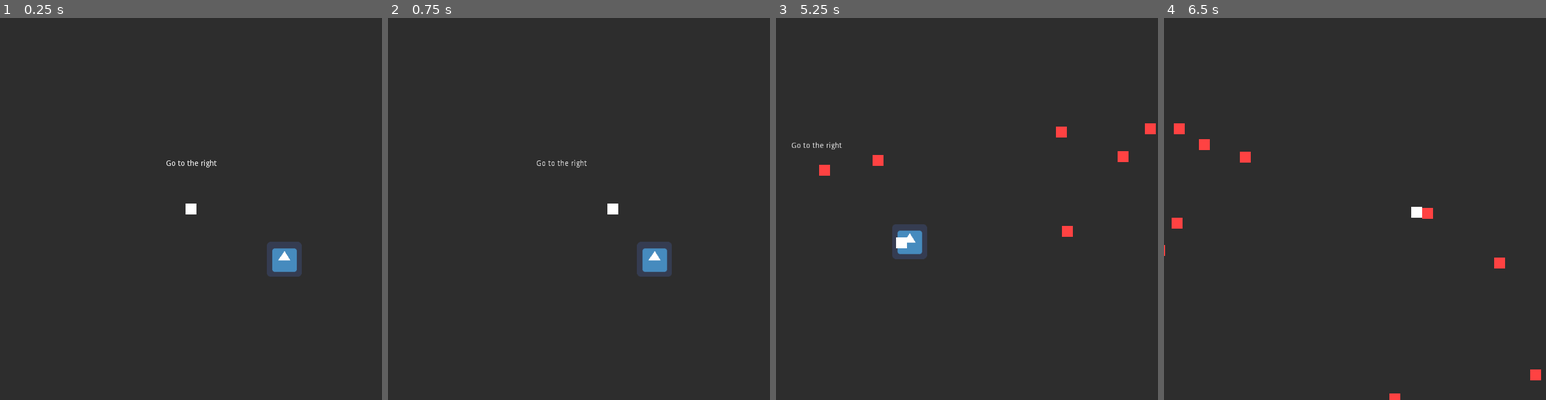
Above: before the commit, frames 1-4 (left to right).
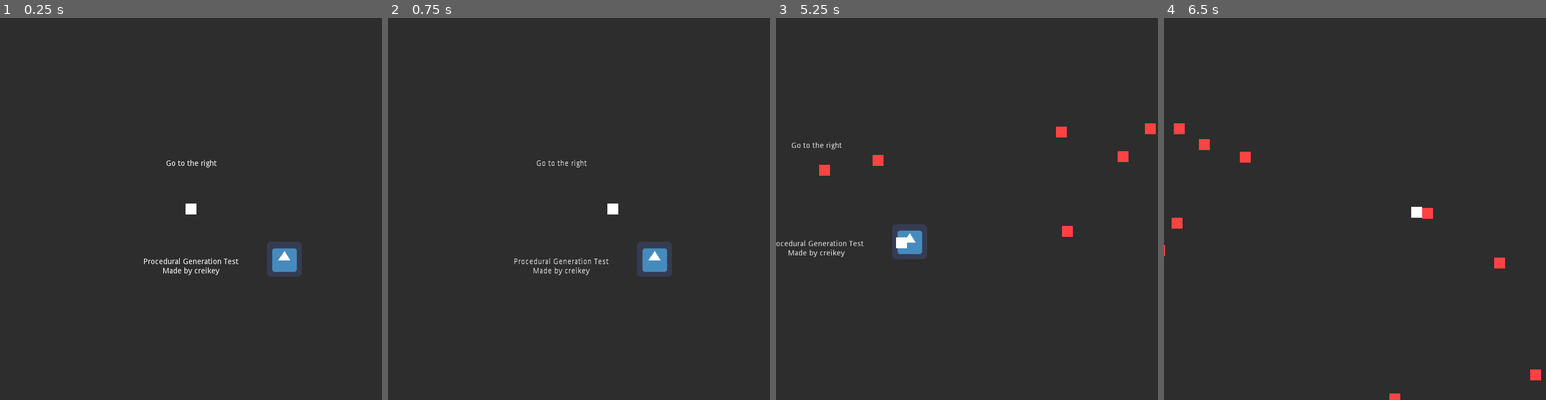
Above: after the commit, the same moments.

Repository: creikey/pixel-floater
Game: Godot game, scene res://Main.tscn
The game is run twice, just before and just after one commit, with the same random seed, the same clock (stepped at 60 frames per second) and the same inputs. The engine's default icon, where the game draws it, is replaced by a stand-in: a white triangle on a blue panel in a dark square.
Inputs:
- Up to frame 1 (0.25 s): no input
- Up to frame 2 (0.75 s): tap Enter at 0.5 s; hold D (g_right) from 0.53 s (still down)
- Up to frame 3 (5.25 s): release D (g_right) at 1.28 s; hold S (g_down) 1.28-2.03 s; hold D (g_right) 2.03-2.78 s; hold W (g_up) 2.78-3.53 s; hold A (g_left) 3.53-5.03 s; hold S (g_down) from 5.03 s (still down)
- Up to frame 4 (6.5 s): release S (g_down) at 5.78 s; hold D (g_right) from 5.78 s (still down)

The runs differ from the first frame. In frame 1, 0.2% of the frame differs, in the area x 37-63%, y 62-68%; in frame 2, 0.2%; in frame 3, 0.2%; in frame 4, nothing differs.

Commit message:
Add credits label

Diff:
--- a/src/Main.tscn
+++ b/src/Main.tscn
@@ -25,10 +25,20 @@
 target_enemies = 80
 player_path = NodePath("../Player")
 
-[node name="Label" type="Label" parent="."]
+[node name="InstructionsLabel" type="Label" parent="."]
 margin_left = -46.0
 margin_top = -90.0
 margin_right = 47.0
 margin_bottom = -76.0
 text = "Go to the right"
 valign = 1
+
+[node name="CreditsLabel" type="Label" parent="."]
+margin_left = -87.0
+margin_top = 90.0
+margin_right = 87.0
+margin_bottom = 121.0
+text = "Procedural Generation Test
+Made by creikey"
+align = 1
+valign = 1
